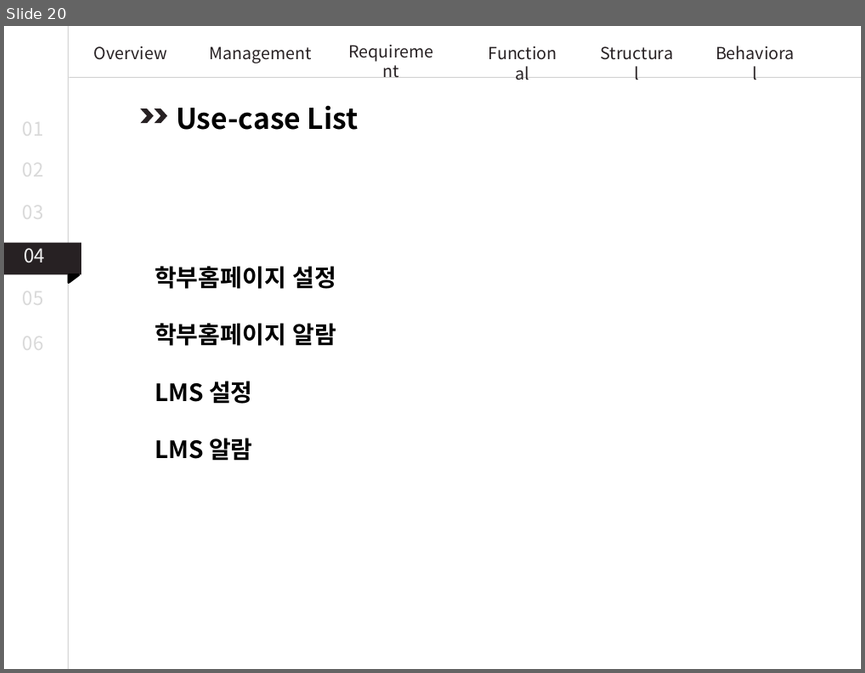
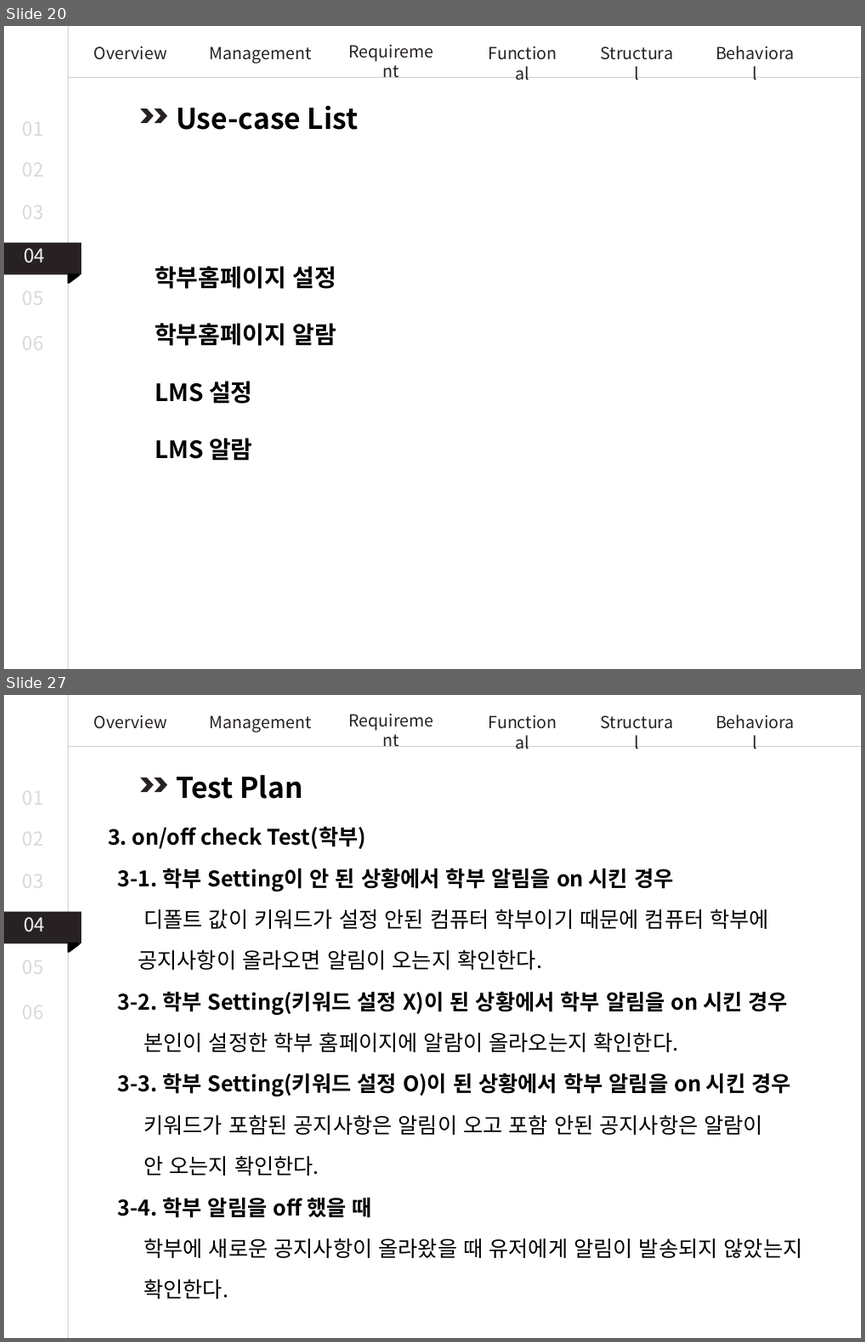
Before and after one commit to JoDongHyuen/KNUSD-20202-Team1, a slide deck: 11월 9일 회의내용/시스템 상세설계.pptx. Shown one above the other, each under a label of ours: slide 20 before the commit, slides 20 and 27 after it; the slides between them are not shown. The pictures are 865x673 and 865x1342 pixels, drawn with LibreOffice and Linux fonts; fonts in the diff are those of the drawing. Boxes give left, top, right and bottom in pixels: in the first picture for what was removed or moved away, otherwise in the second. Text is boxed around its words. In the diff, an @@ line names an element or a change of style, - is before the commit and + after.

```diff
--- a/11월 9일 회의내용/시스템 상세설계.pptx
+++ b/11월 9일 회의내용/시스템 상세설계.pptx
@@ slide 27 added at (4, 695, 861, 1338), background #FFFFFF @@
@@ line added from (69, 695) to (69, 1338), #A6A6A6 0.75 pt @@
@@ text added at (94, 715, 167, 729), 14 pt, text #272123 @@
+Overview
@@ text added at (210, 715, 312, 732), 14 pt, text #272123 @@
+Management
@@ text added at (336, 706, 446, 735), 14 pt, text #272123 @@
+Requirement
@@ text added at (477, 708, 568, 737), 14 pt, text #272123 @@
+Functional
@@ text added at (591, 708, 682, 737), 14 pt, text #272123 @@
+Structural
@@ text added at (707, 708, 803, 737), 14 pt, text #272123 @@
+Behavioral
@@ line added from (861, 746) to (69, 746), #A6A6A6 0.75 pt @@
@@ text added at (23, 783, 44, 811), 16 pt, text #D9D9D9 @@
+01
@@ chevron added at (140, 777, 153, 792), fill #272123 @@
@@ chevron added at (154, 777, 167, 792), fill #272123 @@
@@ text added at (176, 775, 302, 799), 24 pt, text #000000, bold @@
+Test Plan
@@ text added at (23, 824, 44, 851), 16 pt, text #D9D9D9 @@
+02
@@ text added at (108, 826, 803, 1299), 18 pt, text #000000 @@
+3. on/off check Test(학부)
+3-1. 학부 Setting이 안 된 상황에서 학부 알림을 on 시킨 경우
+디폴트 값이 키워드가 설정 안된 컴퓨터 학부이기 때문에 컴퓨터 학부에
+공지사항이 올라오면 알림이 오는지 확인한다.
+3-2. 학부 Setting(키워드 설정 X)이 된 상황에서 학부 알림을 on 시킨 경우
+본인이 설정한 학부 홈페이지에 알람이 올라오는지 확인한다.
+3-3. 학부 Setting(키워드 설정 O)이 된 상황에서 학부 알림을 on 시킨 경우
+키워드가 포함된 공지사항은 알림이 오고 포함 안된 공지사항은 알람이
+안 오는지 확인한다.
+3-4. 학부 알림을 off 했을 때
+학부에 새로운 공지사항이 올라왔을 때 유저에게 알림이 발송되지 않았는지
+확인한다.
@@ text added at (23, 867, 44, 894), 16 pt, text #D9D9D9 @@
+03
@@ rectangle added at (4, 912, 81, 944), fill #272123 @@
@@ text added at (24, 917, 45, 932), 16 pt, text #F2F2F2 @@
+04
@@ right triangle added at (69, 944, 79, 952), fill #000000, outline #000000 2 pt @@
@@ text added at (23, 952, 44, 979), 16 pt, text #D9D9D9 @@
+05
@@ text added at (23, 998, 44, 1025), 16 pt, text #D9D9D9 @@
+06
```
Also in this commit, not shown: 25 slides changed, 2 other slides added.
